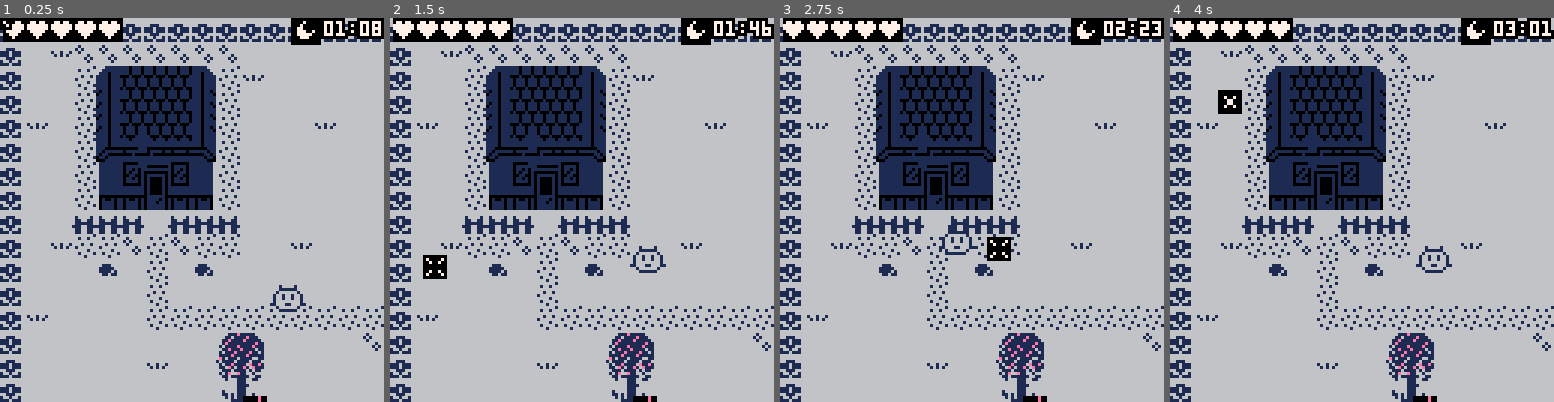
Above: before the commit, frames 1-4 (left to right).
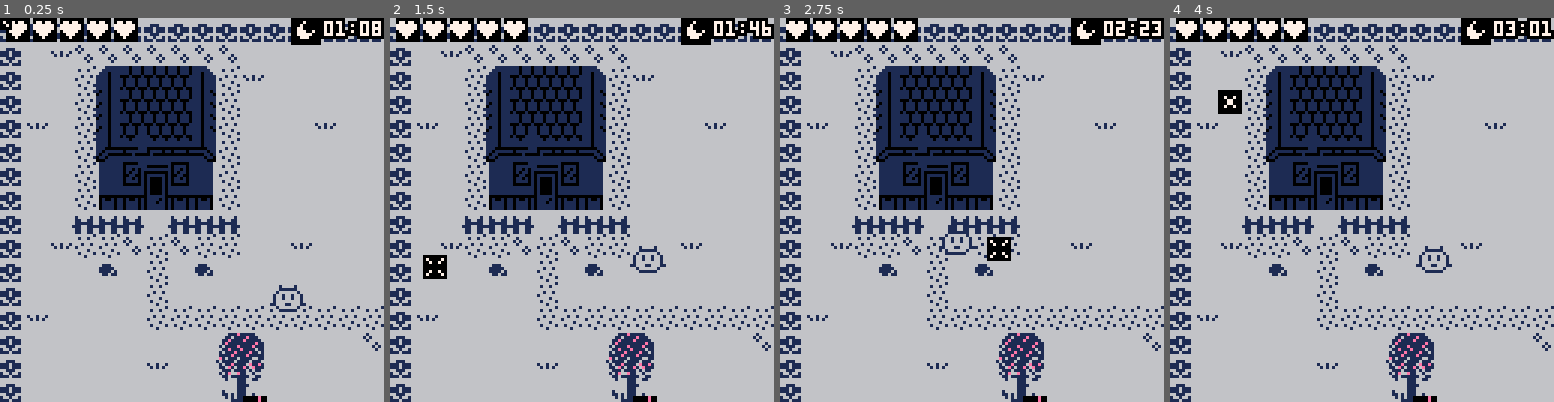
Above: after the commit, the same moments.

Repository: Lyatus/ld43
Game: PICO-8 cartridge ld43.p8
Two runs of this game, one before a commit and one after it. Both use one fixed random seed, a clock stepped at 60 frames per second and the inputs below.
Inputs (mouse positions are in pixels of both pictures, inside the frame that each line leads up to):
- Up to frame 1 (0.25 s): no input
- Up to frame 2 (1.5 s): click (670, 121) at 0.67 s; tap O (Z key) at 0.7 s; click (436, 267) at 1.22 s
- Up to frame 3 (2.75 s): hold Right 1.6-2.1 s; tap O (Z key) at 1.7, 2.1, 2.5 s; click (887, 114) at 1.77 s; hold Up 2.15-2.42 s; click (952, 259) at 2.32 s; hold Right from 2.47 s (still down)
- Up to frame 4 (4 s): click (1404, 106) at 2.87 s; tap O (Z key) at 2.9, 3.3, 3.7 s; release Right at 3.03 s; hold Left 3.08-3.58 s; click (1465, 256) at 3.42 s; hold Down 3.63-3.97 s; click (1231, 102) at 3.97 s

The runs differ from the first frame. In frame 1, 1.0% of the frame differs, in the area x 0-36%, y 0-7%; in frame 2, 1.0%; in frame 3, 1.0%; in frame 4, 1.0%.

Commit message:
More space between hearts

Diff:
--- a/ld43.p8
+++ b/ld43.p8
@@ -184,7 +184,7 @@
 function lth_draw()
 	for i=1,lth_max do
 		local sprite = i>lth and 64 or 65
-		spr(sprite, i*8-7, 0)
+		spr(sprite, i*9-7, 0)
 	end
 end
 function lth_add(v)
